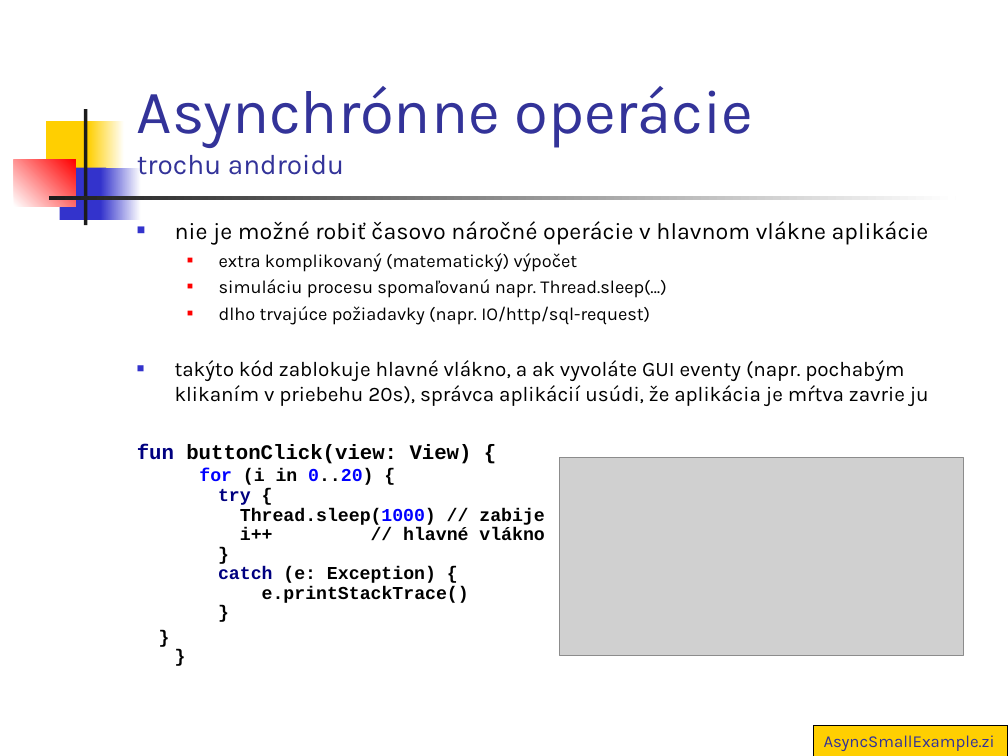
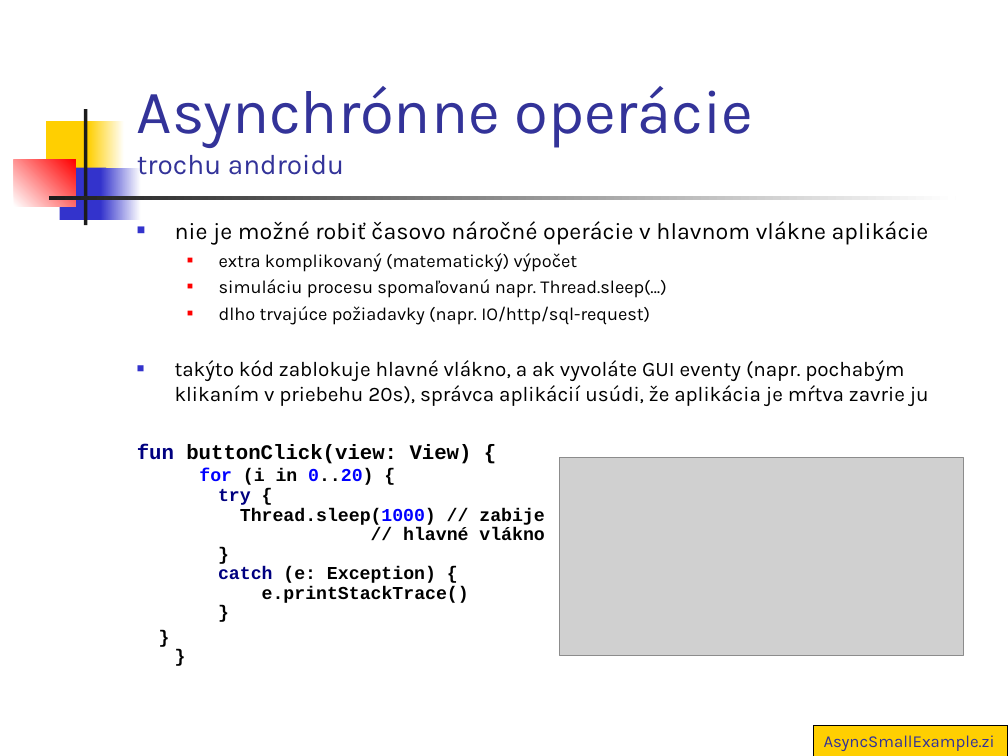
Before and after one commit to vmandro/Prednasky, a slide deck: slide 14 of 10/10_Android.ppt. Drawn at 1008x756 pixels with LibreOffice and Linux fonts; fonts in the diff are those of the drawing; grey boxes stand for pictures. Boxes give left, top, right and bottom in pixels: in the first picture for what was removed or moved away, otherwise in the second. Text is boxed around its words. In the diff, an @@ line names an element or a change of style, - is before the commit and + after.

```diff
--- a/10/10_Android.ppt
+++ b/10/10_Android.ppt
@@ text at [137, 444, 544, 603]: text changed @@
-fun buttonClick(view: View) {
-for (i in 0..20) {
-try {
-Thread.sleep(1000) // zabije
-i++ // hlavné vlákno
-}
-catch (e: Exception) {
-e.printStackTrace()
-}
+fun buttonClick(view: View) {
+for (i in 0..20) {
+try {
+Thread.sleep(1000) // zabije
+// hlavné vlákno
+}
+catch (e: Exception) {
+e.printStackTrace()
+}
```
Also in this commit, not shown: 10 other slides changed, 1 other file.
